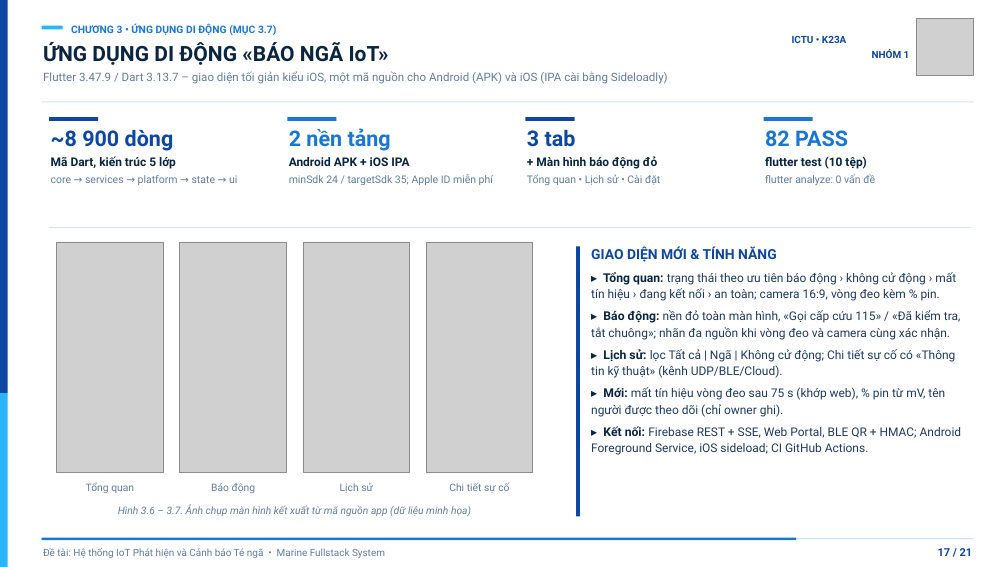
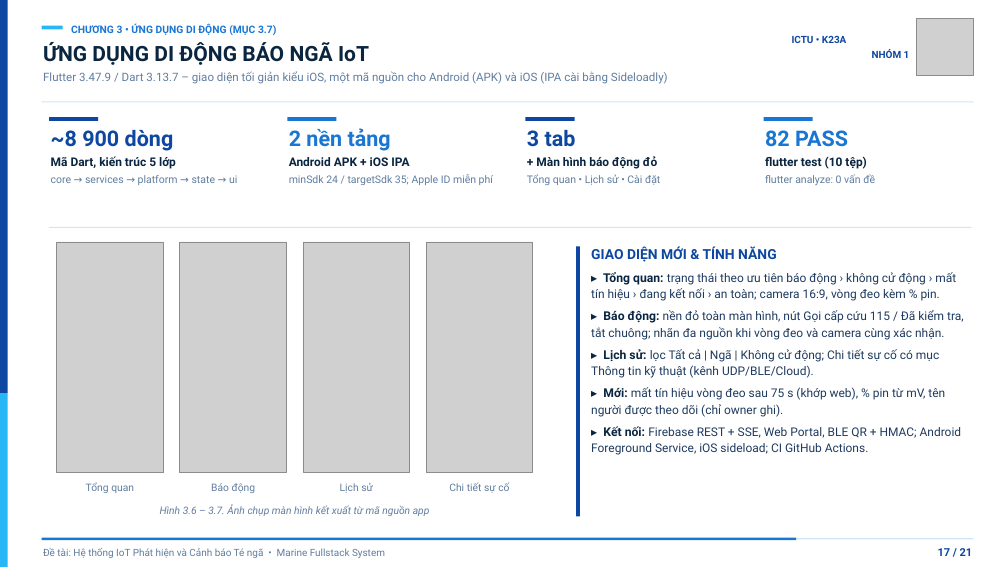
Before and after one commit to twhunq/Fall-Detect, a slide deck: slide 17 of docs/reports/Slide_Thuyet_Trinh_Nhom_1.pptx. Drawn at 1008x567 pixels with LibreOffice and Linux fonts; fonts in the diff are those of the drawing; grey boxes stand for pictures. Boxes give left, top, right and bottom in pixels: in the first picture for what was removed or moved away, otherwise in the second. Text is boxed around its words. In the diff, an @@ line names an element or a change of style, - is before the commit and + after.

```diff
--- a/docs/reports/Slide_Thuyet_Trinh_Nhom_1.pptx
+++ b/docs/reports/Slide_Thuyet_Trinh_Nhom_1.pptx
@@ text at box(43, 42, 369, 65): text changed @@
-ỨNG DỤNG DI ĐỘNG «BÁO NGÃ IoT»
+ỨNG DỤNG DI ĐỘNG BÁO NGÃ IoT
@@ text at box(591, 310, 964, 378): text changed @@
-▸ Báo động: nền đỏ toàn màn hình, «Gọi cấp cứu 115» / «Đã kiểm tra, tắt chuông»; nhãn đa nguồn khi vòng đeo và camera cùng xác nhận.
-▸ Lịch sử: lọc Tất cả | Ngã | Không cử động; Chi tiết sự cố có «Thông tin kỹ thuật» (kênh UDP/BLE/Cloud).
+▸ Báo động: nền đỏ toàn màn hình, nút Gọi cấp cứu 115 / Đã kiểm tra, tắt chuông; nhãn đa nguồn khi vòng đeo và camera cùng xác nhận.
+▸ Lịch sử: lọc Tất cả | Ngã | Không cử động; Chi tiết sự cố có mục Thông tin kỹ thuật (kênh UDP/BLE/Cloud).
@@ text at box(160, 504, 430, 516): text changed @@
-Hình 3.6 – 3.7. Ảnh chụp màn hình kết xuất từ mã nguồn app (dữ liệu minh họa)
+Hình 3.6 – 3.7. Ảnh chụp màn hình kết xuất từ mã nguồn app
```
Also in this commit, not shown: 4 other slides changed, 2 other files.
